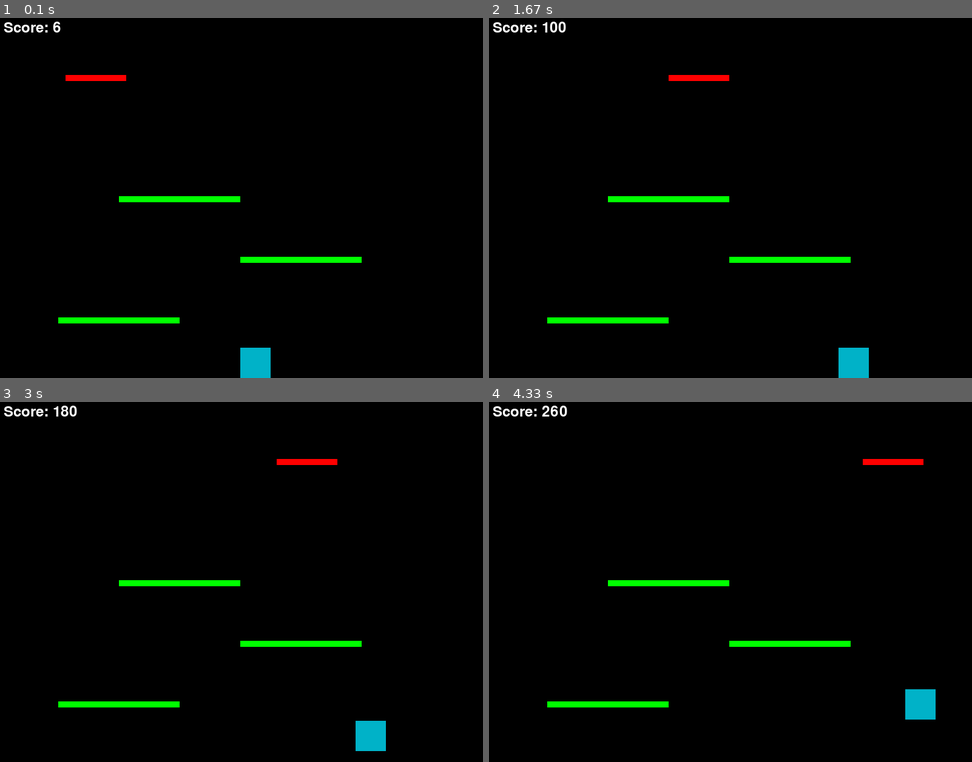
Above: before the commit, frames 1-4 (two rows, left to right).
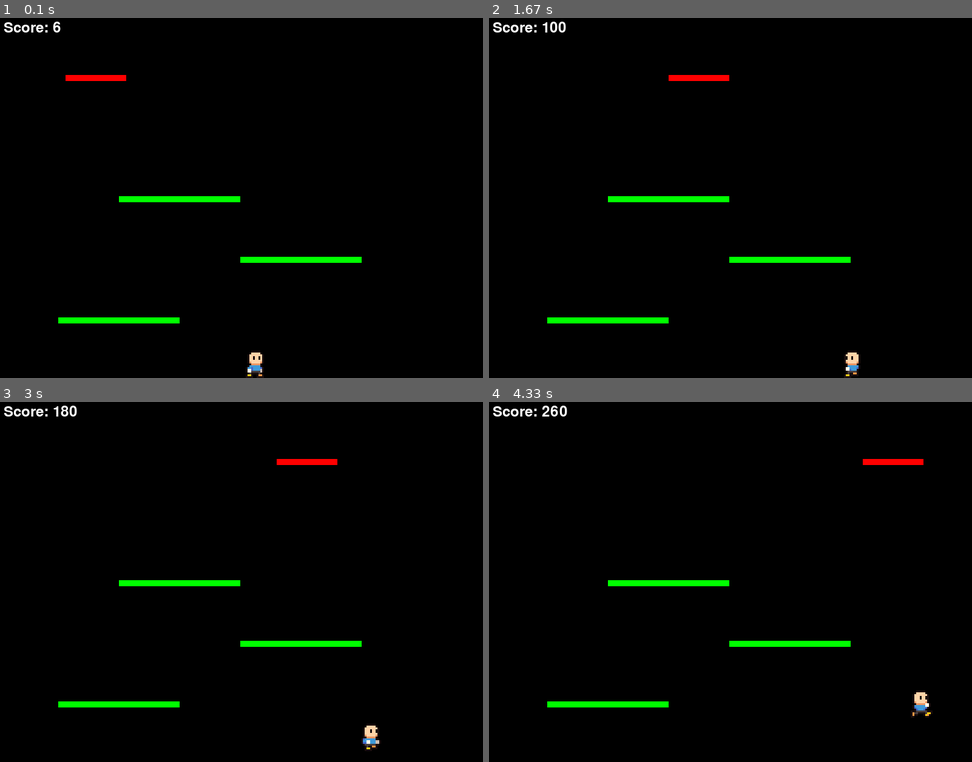
Above: after the commit, the same moments.

Repository: MontenegroDiogo/jogo-logica-pygame
Game: pygame game, started from main.py
Same seed, same stepped clock (60 frames per second), same inputs: the game is played once before the commit and once after it.
Inputs:
- Up to frame 1 (0.1 s): no input
- Up to frame 2 (1.67 s): hold Right 0.33-0.8 s; hold Right 0.83-1.3 s; tap Space at 0.9, 1.2, 1.4 s; hold Left from 1.33 s (still down)
- Up to frame 3 (3 s): tap Space at 1.7, 1.97, 2.27, 2.4, 2.7 s; release Left at 1.87 s; hold Left 1.9-2.3 s; hold Right 2.33-2.97 s
- Up to frame 4 (4.33 s): hold Left 3-3.47 s; tap Space at 3.07, 3.37, 3.57, 3.87, 4.07 s; hold Right 3.5-3.97 s; hold Right from 4 s (still down)

The runs differ from the first frame. In frame 1, 0.5% of the frame differs, in the area x 49-57%, y 91-100%; in frame 2, 0.5%; in frame 3, 0.5%; in frame 4, 0.5%.

Commit message:
Versao 2.0

Diff:
--- a/main.py
+++ b/main.py
@@ -1,14 +1,12 @@
 import pygame
 import sys
+from os import path
 
 # Configurações do jogo
 SCREEN_WIDTH = 800
 SCREEN_HEIGHT = 600
 PLAYER_WIDTH = 50
 PLAYER_HEIGHT = 50
-PLAYER_COLOR = (0, 178, 200)
-PLATFORM_COLOR = (0, 255, 0)
-MOVING_PLATFORM_COLOR = (255, 0, 0)
 BACKGROUND_COLOR = (0, 0, 0)
 GRAVITY = 0.5
 JUMP_STRENGTH = 10
@@ -17,16 +15,50 @@
 FONT_SIZE = 36
 MOVING_PLATFORM_SPEED = 2
 
+# Estabelece a pasta que contém as figuras.
+img_dir = path.join(path.dirname(__file__), 'img')
+
+# Define estados possíveis do jogador
+STILL = 0
+WALKING = 1
+JUMPING = 2
+
+def load_spritesheet(spritesheet, rows, columns):
+    sprite_width = spritesheet.get_width() // columns
+    sprite_height = spritesheet.get_height() // rows
+    sprites = []
+    for row in range(rows):
+        for column in range(columns):
+            x = column * sprite_width
+            y = row * sprite_height
+            dest_rect = pygame.Rect(x, y, sprite_width, sprite_height)
+            image = pygame.Surface((sprite_width, sprite_height), pygame.SRCALPHA)
+            image.blit(spritesheet, (0, 0), dest_rect)
+            sprites.append(image)
+    return sprites
+
 class Player(pygame.sprite.Sprite):
-    def __init__(self):
+    def __init__(self, player_sheet):
         super().__init__()
-        self.image = pygame.Surface((PLAYER_WIDTH, PLAYER_HEIGHT))
-        self.image.fill(PLAYER_COLOR)
+        player_sheet = pygame.transform.scale(player_sheet, (192, 192))  # Supondo que o sprite sheet original seja 48x48 e tenha 4x4 sprites
+        spritesheet = load_spritesheet(player_sheet, 4, 4)
+        self.animations = {
+            STILL: spritesheet[0:4],
+            WALKING: spritesheet[4:7],
+            JUMPING: spritesheet[7:8],
+        }
+        self.state = STILL
+        self.animation = self.animations[self.state]
+        self.frame = 0
+        self.image = self.animation[self.frame]
         self.rect = self.image.get_rect()
         self.rect.x = SCREEN_WIDTH // 2
         self.rect.y = SCREEN_HEIGHT - PLAYER_HEIGHT
         self.velocity_y = 0
         self.on_ground = False
+        self.last_update = pygame.time.get_ticks()
+        self.frame_ticks = 300
+        self.facing_right = True
 
     def update(self, keys_pressed):
         self.velocity_y += GRAVITY
@@ -34,21 +66,43 @@
 
         if keys_pressed[pygame.K_LEFT]:
             self.rect.x -= PLAYER_SPEED
-        if keys_pressed[pygame.K_RIGHT]:
+            self.state = WALKING
+            self.facing_right = False
+        elif keys_pressed[pygame.K_RIGHT]:
             self.rect.x += PLAYER_SPEED
+            self.state = WALKING
+            self.facing_right = True
+        else:
+            self.state = STILL
 
         if self.rect.bottom >= SCREEN_HEIGHT:
             self.rect.bottom = SCREEN_HEIGHT
             self.velocity_y = 0
             self.on_ground = True
 
+        now = pygame.time.get_ticks()
+        elapsed_ticks = now - self.last_update
+        if elapsed_ticks > self.frame_ticks:
+            self.last_update = now
+            self.frame += 1
+            self.animation = self.animations[self.state]
+            if self.frame >= len(self.animation):
+                self.frame = 0
+            center = self.rect.center
+            self.image = self.animation[self.frame]
+            if not self.facing_right:
+                self.image = pygame.transform.flip(self.image, True, False)
+            self.rect = self.image.get_rect()
+            self.rect.center = center
+
     def jump(self):
         if self.on_ground:
             self.velocity_y = -JUMP_STRENGTH
             self.on_ground = False
+            self.state = JUMPING
 
 class Platform(pygame.sprite.Sprite):
-    def __init__(self, x, y, width, height, color=PLATFORM_COLOR):
+    def __init__(self, x, y, width, height, color=(0, 255, 0)):
         super().__init__()
         self.image = pygame.Surface((width, height))
         self.image.fill(color)
@@ -57,7 +111,7 @@
         self.rect.y = y
 
 class MovingPlatform(Platform):
-    def __init__(self, x, y, width, height, color=MOVING_PLATFORM_COLOR):
+    def __init__(self, x, y, width, height, color=(255, 0, 0)):
         super().__init__(x, y, width, height, color)
         self.direction = 1
 
@@ -79,29 +133,27 @@
 
     font = pygame.font.Font(None, FONT_SIZE)
 
-    player = Player()
+    player_sheet = pygame.image.load(path.join(img_dir, 'hero.png')).convert_alpha()
+    player = Player(player_sheet)
     platforms = pygame.sprite.Group()
     moving_platforms = pygame.sprite.Group()
     all_sprites = pygame.sprite.Group()
     all_sprites.add(player)
 
-    # Adicionar plataformas
     platforms.add(Platform(100, 500, 200, 10))
     platforms.add(Platform(400, 400, 200, 10))
     platforms.add(Platform(200, 300, 200, 10))
-
     moving_platforms.add(MovingPlatform(100, 100, 100, 10))
 
     for platform in platforms:
         all_sprites.add(platform)
-
     for moving_platform in moving_platforms:
         all_sprites.add(moving_platform)
 
     clock = pygame.time.Clock()
     score = 0
+    running = True
 
-    running = True
     while running:
         keys_pressed = pygame.key.get_pressed()
         for event in pygame.event.get():
@@ -114,7 +166,6 @@
         player.update(keys_pressed)
         moving_platforms.update()
 
-        # Checar colisões
         collisions = pygame.sprite.spritecollide(player, platforms, False)
         if collisions:
             player.rect.bottom = collisions[0].rect.top
@@ -128,14 +179,11 @@
             player.on_ground = True
             player.rect.x += MOVING_PLATFORM_SPEED * moving_collisions[0].direction
 
-        # Atualizar pontuação
         score += 1
-
         screen.fill(BACKGROUND_COLOR)
         all_sprites.draw(screen)
         draw_text(screen, f"Score: {score}", font, FONT_COLOR, 10, 10)
         pygame.display.flip()
-
         clock.tick(60)
 
     pygame.quit()
Binary file added: img/hero.png
